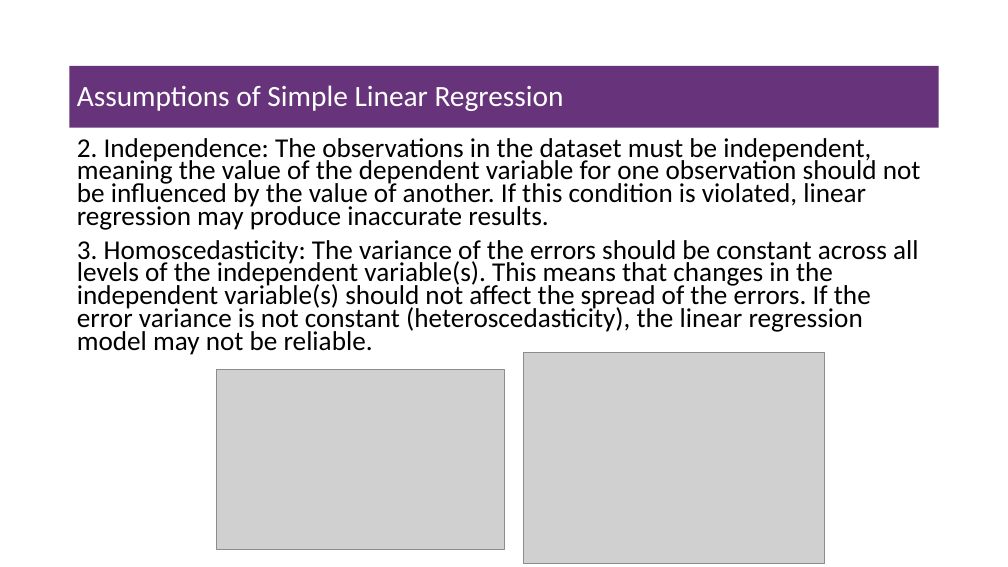
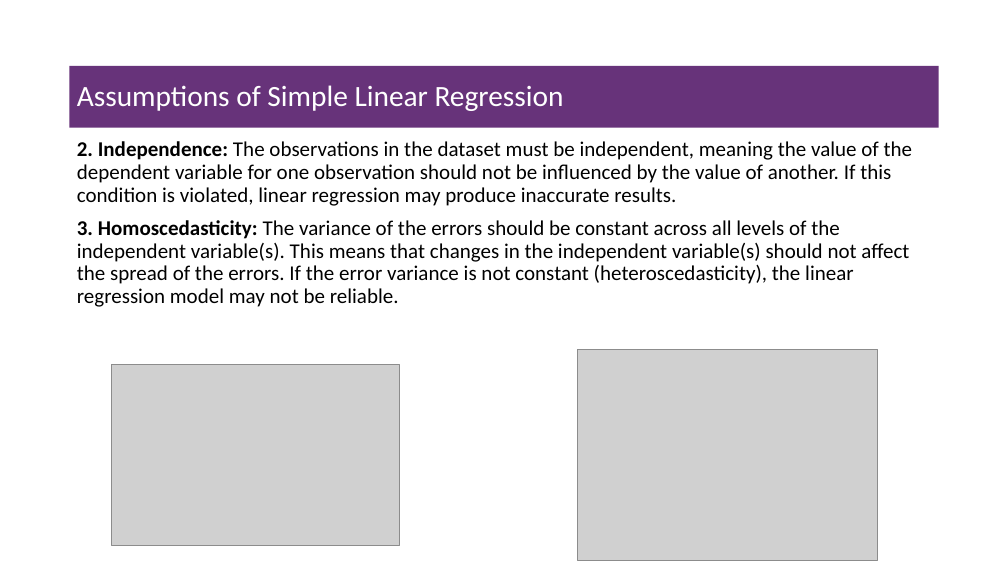
Before and after one commit to msfasha/307304-Data-Mining, a slide deck: slide 22 of 20243/Part 2-Regression/simple linear regression slides.pptx (slide 18 before the commit). Drawn at 1008x567 pixels with LibreOffice and Linux fonts; fonts in the diff are those of the drawing; grey boxes stand for pictures; background and template pictures are left out. Boxes give left, top, right and bottom in pixels: in the first picture for what was removed or moved away, otherwise in the second. Text is boxed around its words. In the diff, an @@ line names an element or a change of style, - is before the commit and + after.

Commit message:
modify regression pptx

```diff
--- a/20243/Part 2-Regression/simple linear regression slides.pptx
+++ b/20243/Part 2-Regression/simple linear regression slides.pptx
@@ text "2. Independence: The observations in ..." at [77,141,913,307]: size 25.9 to 20 pt; bold on in "2. Independence:", "3. Homoscedasticity:"; line spacing 0.7 to 0.9 @@
@@ picture: place and size @@
-picture at [524,352,824,563]
+picture at [578,349,878,560]
@@ picture: place and size @@
-picture at [216,370,504,550]
+picture at [112,364,400,544]
```
Also in this commit, not shown: 6 other slides changed, 4 slides added, 1 slide removed.
